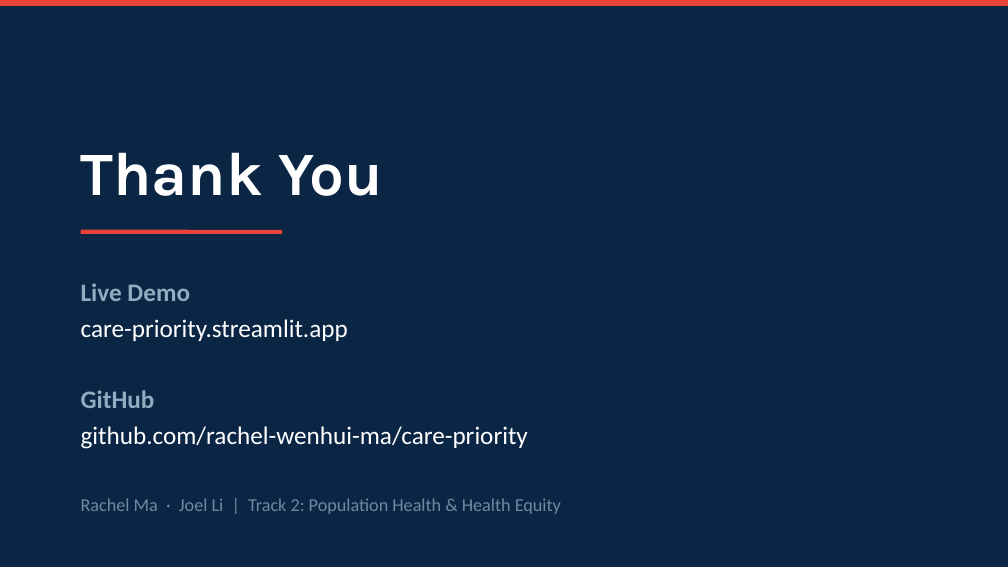
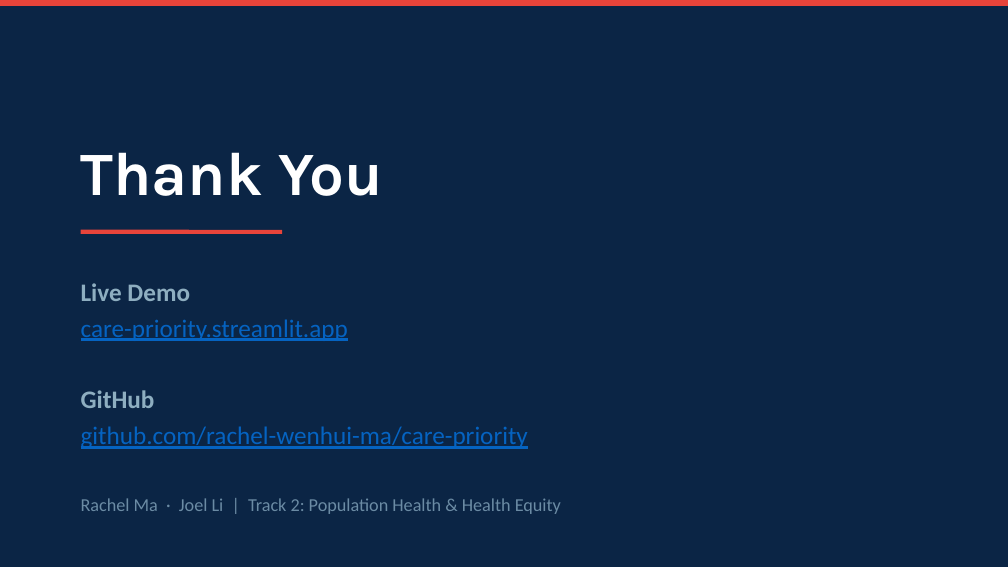
Before and after one commit to rachel-wenhui-ma/care-priority, a slide deck: slide 8 of slides.pptx. Drawn at 1008x567 pixels with LibreOffice and Linux fonts; fonts in the diff are those of the drawing. Boxes give left, top, right and bottom in pixels: in the first picture for what was removed or moved away, otherwise in the second. Text is boxed around its words. In the diff, an @@ line names an element or a change of style, - is before the commit and + after.

```diff
--- a/slides.pptx
+++ b/slides.pptx
@@ text at <box>81,319,528,449</box>: text colour #FFFFFF to #0563C1, underline on in "care-priority.streamlit.app", "github.com/rachel-wenhui-ma/care-priority" @@
```
